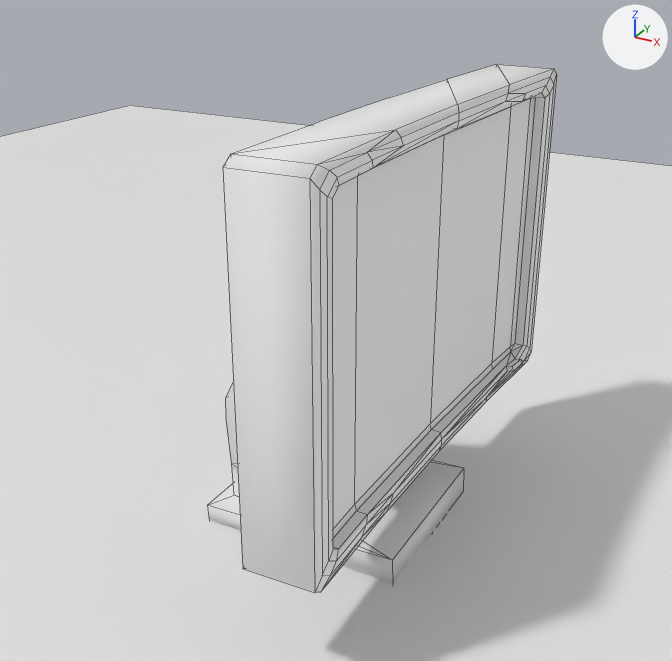
An edit to the Blender file materials/models/amb/computer/computer.blend, drawn before and after from the same camera.
The view is the same before and after, from a 50 mm camera at (0.504, -0.886, 0.694) aimed at (0.019, -0.003, 0.252). Every picture has the same lights, and +X, +Y and +Z are marked at upper right. Mesh edges are drawn as thin lines.

Names of what the first picture shows: 'Monitor final', 'Plane'.
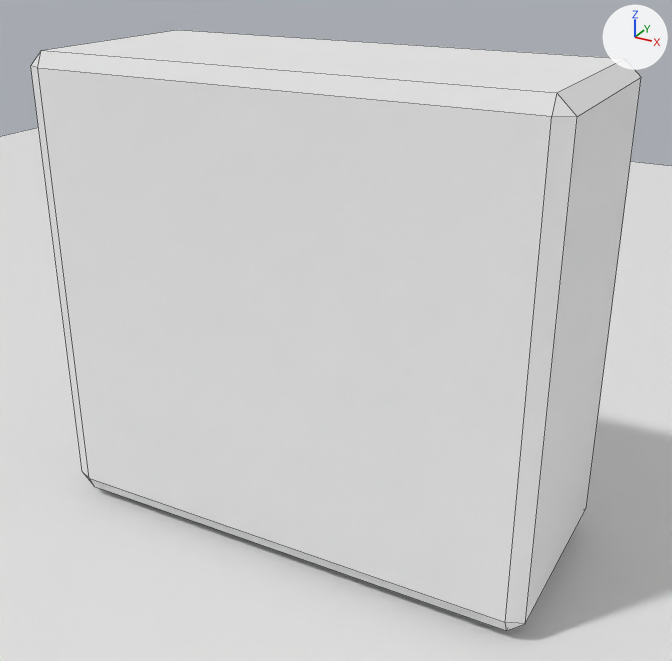
Pixel boxes (x1, y1, x2, y2) of what changed, in the pictures (672 x 661 px):
```json
{"object": "pc final", "change": "added", "after": [31, 30, 641, 631]}
{"object": "Monitor final", "change": "hidden", "before": [207, 64, 557, 593]}
```

Scene script edits in JSON lines:
```json
{"op": "add", "block": "mat_material_022", "code": ["mat_material_022 = diffuse_material('Material.022')", "mat_material_022.base_color = (0.8, 0.8, 0.8)  # white #e7e7e7"]}
{"op": "add", "block": "me_cube_040", "code": ["me_cube_040 = bpy.data.meshes.new('Cube.040')", "me_cube_040.from_pydata(...)  # 24 vertices, 26 faces; spans x -0.296..0.309, y -0.133..0.119, z 0.012..0.566", "me_cube_040.materials.append(mat_material_022)  # its picture is missing"]}
{"op": "add", "block": "ob_monitor_final", "code": "ob_monitor_final.hide_viewport = True"}
{"op": "add", "block": "ob_pc_final", "code": ["ob_pc_final = bpy.data.objects.new('pc final', me_cube_040)", "ob_pc_final.location = (0.0, 0.0, 0.0)"]}
```
